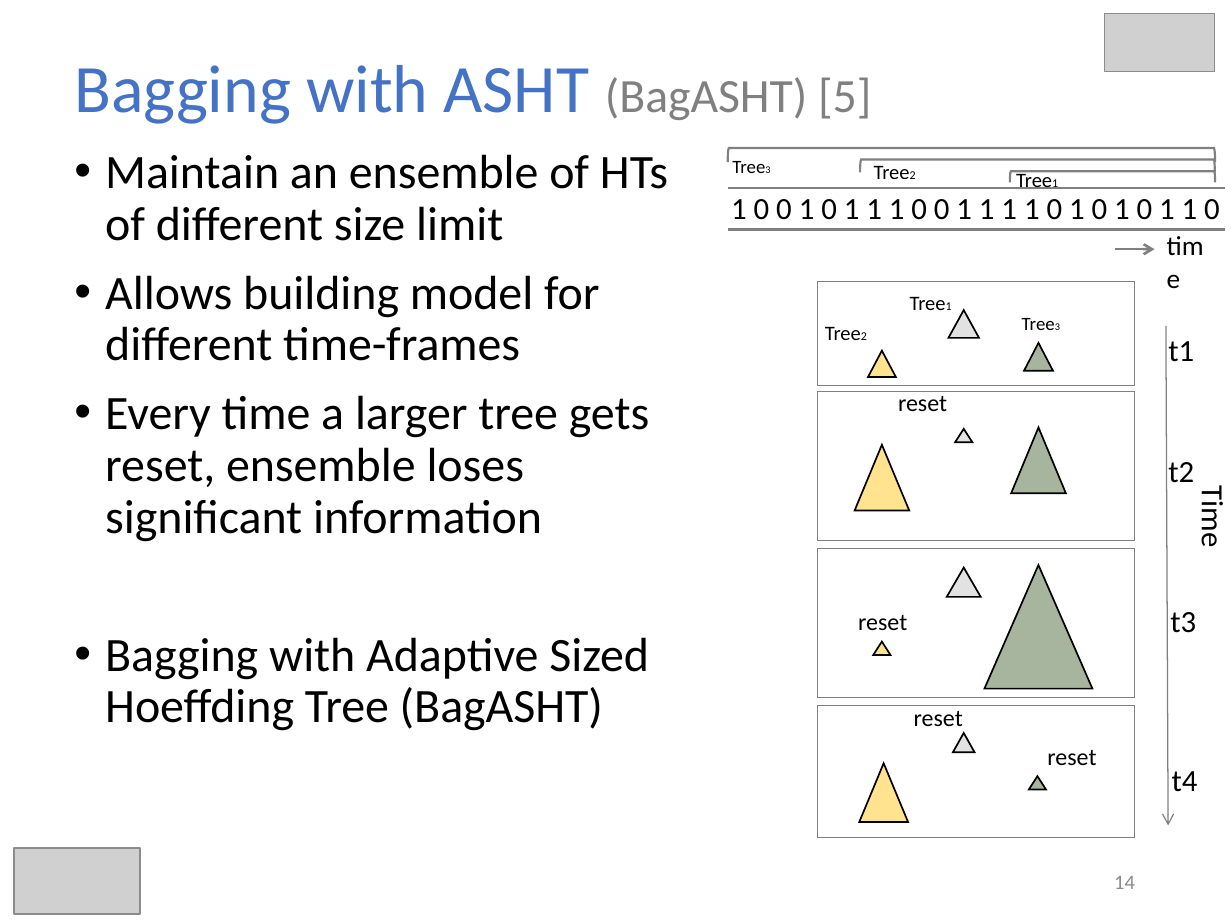
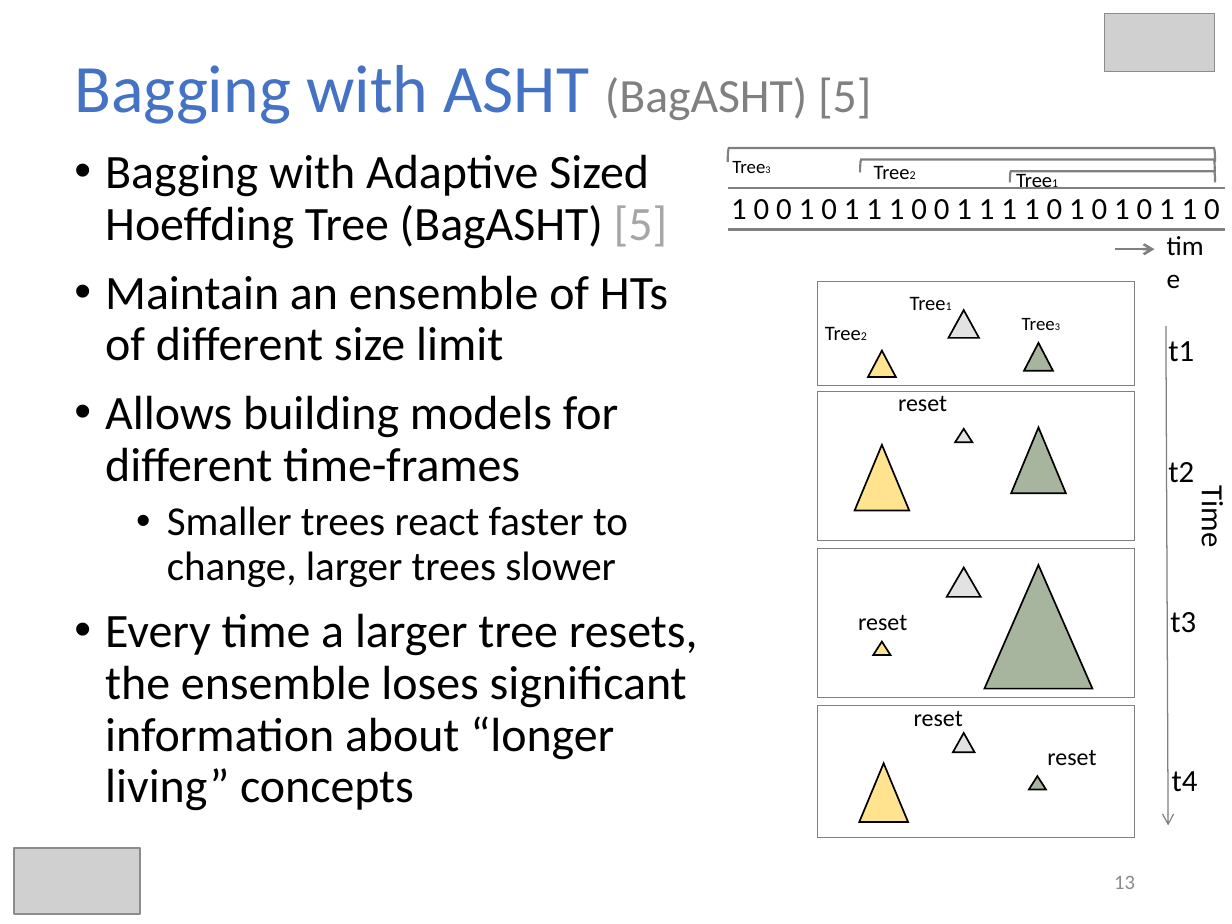
Before and after one commit to hmsgit/minestream, a slide deck: slide 13 of presentation/thesis.pptx (slide 14 before the commit). Drawn at 1232x924 pixels with LibreOffice and Linux fonts; fonts in the diff are those of the drawing; grey boxes stand for pictures. Boxes give left, top, right and bottom in pixels: in the first picture for what was removed or moved away, otherwise in the second. Text is boxed around its words. In the diff, an @@ line names an element or a change of style, - is before the commit and + after.

```diff
--- a/presentation/thesis.pptx
+++ b/presentation/thesis.pptx
@@ text at [105,154,668,249]: paragraph added @@
+• Bagging with Adaptive Sized Hoeffding Tree (BagASHT) [5]
@@ text at [105,395,698,811]: text changed @@
-• Allows building model for different time-frames
-• Every time a larger tree gets reset, ensemble loses significant information
-• Bagging with Adaptive Sized Hoeffding Tree (BagASHT)
+• Allows building models for different time-frames
+  • Smaller trees react faster to change, larger trees slower
+• Every time a larger tree resets, the ensemble loses significant information about “longer living” concepts
@@ page number at [1114,876,1135,889]: text changed @@
-14
+13
```
Also in this commit, not shown: 23 other slides changed, 2 slides removed, 9 other files.
